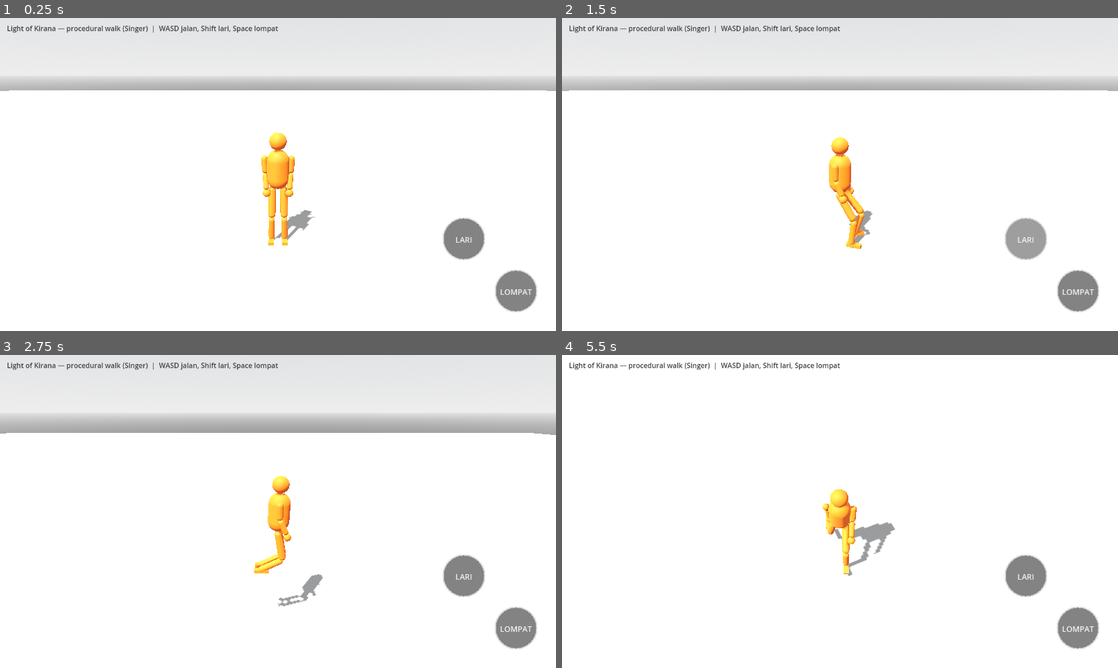
Above: before the commit, frames 1-4 (two rows, left to right).
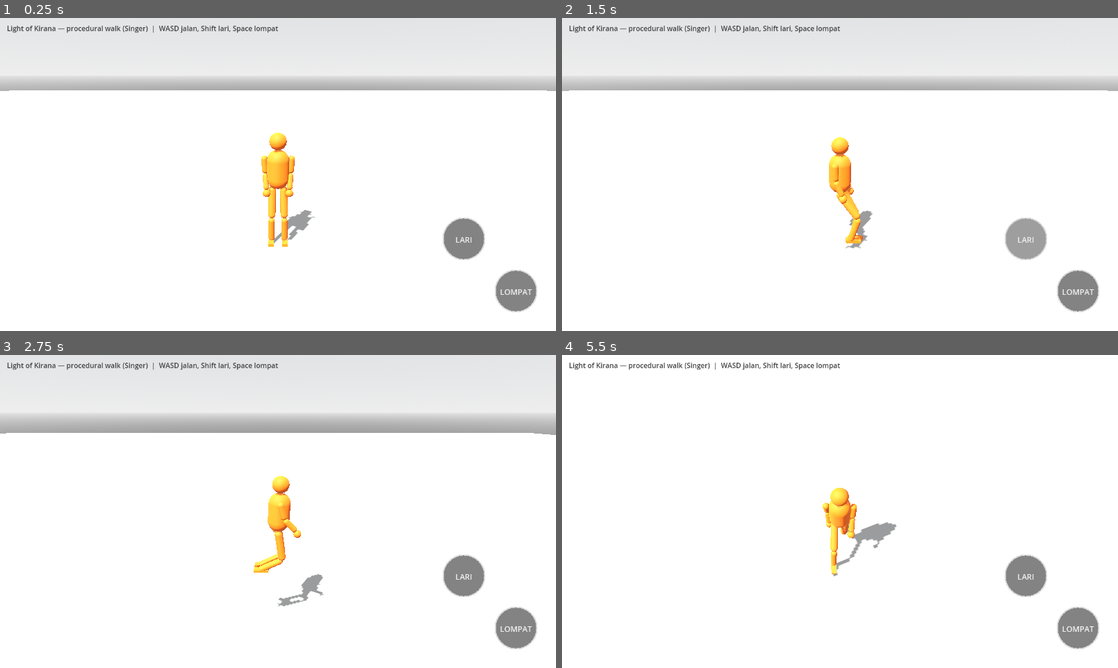
Above: after the commit, the same moments.

Repository: bagus123triga/light-of-kirana
Game: Godot game, scene res://scenes/main.tscn
The game is run twice, just before and just after one commit, with the same random seed, the same clock (stepped at 60 frames per second) and the same inputs.
Inputs (mouse positions are in pixels of both pictures, inside the frame that each line leads up to):
- Up to frame 1 (0.25 s): no input
- Up to frame 2 (1.5 s): tap Enter at 0.5 s; drag from (617, 271) to (895, 105) at 0.52 s; drag from (1023, 240) to (812, 237) at 1.27 s
- Up to frame 3 (2.75 s): move the mouse to (517, 627) at 2.02 s; hold D from 2.03 s (still down); hold Shift from 2.03 s (still down); click (517, 627) at 2.17 s
- Up to frame 4 (5.5 s): release D at 2.75 s; release Shift at 2.75 s; drag from (812, 574) to (673, 464) at 2.77 s; move the mouse to (1006, 558) at 3.52 s; hold A 3.53-4.25 s; hold Shift 3.53-4.25 s; tap Space at 3.77 s; drag from (673, 464) to (756, 433) at 4.27 s; move the mouse to (867, 511) at 5.02 s; hold S from 5.03 s (still down); hold Shift from 5.03 s (still down); click (867, 511) at 5.17 s

The runs differ from the first frame. In frame 1, 0.1% of the frame differs, in the area x 47-55%, y 36-74%; in frame 2, 0.4%; in frame 3, 0.3%; in frame 4, 0.9%, in the area x 46-61%, y 42-71%.

Commit message:
Restore neutral upright idle stance after movement and jumps

Diff:
--- a/scripts/procedural_humanoid.gd
+++ b/scripts/procedural_humanoid.gd
@@ -521,6 +521,20 @@
 		if not foot_stepping[i] and not foot_stepping[1 - i] and on_floor_now and jump_state == 0 and _is_crossed(i, right):
 			_start_recovery_step(i, right, forward)
 
+	# Return to the neutral idle stance after locomotion or a jump.
+	# The airborne tuck / landing target can leave both feet offset from
+	# the original standing pose; the hip ceiling then keeps the pelvis
+	# low and the character appears permanently hunched after stopping.
+	var fully_idle := not moving and wish_dir.length() <= 0.05 and jump_state == 0 and not foot_stepping[0] and not foot_stepping[1] and flight_timer <= 0.0
+	if fully_idle and on_floor_now:
+		for i in 2:
+			var idle_side := -1.0 if i == 0 else 1.0
+			var idle_foot := global_position + right * idle_side * STEP_LATERAL + forward * 0.05
+			idle_foot.y = 0.05
+			foot_planted_pos[i] = foot_planted_pos[i].move_toward(idle_foot, delta * 2.5)
+			foot_target_pos[i] = idle_foot
+			foot_from_pos[i] = idle_foot
+
 	# Landing blend (state 3): feet glide from the tuck to their plant
 	# positions over 0.15 s instead of snapping — the "nyedat" fix.
 	# A foot that starts a step mid-blend is left alone (the step's
